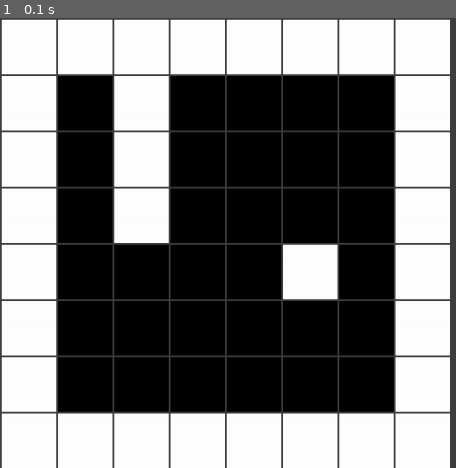
Above: before the commit, frame 1.
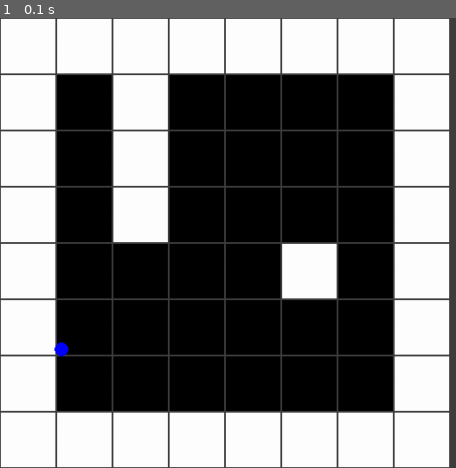
Above: after the commit, the same moment.

Repository: LarsonAustin/Python-Projects
Game: pygame game, started from Pygame/doom/main.py
The game is run twice, just before and just after one commit, with the same random seed, the same clock (stepped at 60 frames per second) and the same inputs.
Inputs:
- Up to frame 1 (0.1 s): no input

The runs differ from the first frame. In frame 1, 8.7% of the frame differs, in the area x 0-99%, y 0-100%.

Commit message:
added player

Diff:
--- a/Pygame/doom/game.py
+++ b/Pygame/doom/game.py
@@ -1,16 +1,21 @@
 import pygame
+
 import colors
 from map import Map
+from player import Player
+from camera import Camera
 
 
 class Game:
-    def __init__(self, window_size, max_framerate, map: Map):
+    def __init__(self, window_size, max_framerate, player: Player, map: Map, cameras):
         self.window = pygame.display.set_mode(window_size)
         self.max_framerate = max_framerate
         self.map = map
+        self.player = player
 
         self.clock = pygame.time.Clock()
         self.running = True
+        self.cameras = cameras
 
     def handle_events(self):
         for event in pygame.event.get():
@@ -34,6 +39,7 @@
         self.window.fill(colors.DARK_GREY)
 
         self.map.draw(self.window, pygame.Vector2(0, 0))
+        self.player.draw(self.window, self.cameras["player"])
 
         pygame.display.update()
         self.clock.tick(self.max_framerate)
@@ -54,5 +60,9 @@
     [1, 0, 0, 0, 0, 0, 0, 1],
     [1, 1, 1, 1, 1, 1, 1, 1]
 ])
+PLAYER = Player(pygame.Vector2(1.1, 2.1))
+CAMERAS = {
+    "player" : Camera(pygame.Vector2(0, 0), pygame.Vector2(8, 8), pygame.Vector2(0, 512), pygame.Vector2(512, 0))
+}
 
-default_game = Game((WIDTH, HEIGHT), MAX_FRAMERATE, MAP)
+default_game = Game((WIDTH, HEIGHT), MAX_FRAMERATE, PLAYER, MAP, CAMERAS)
--- a/Pygame/doom/map.py
+++ b/Pygame/doom/map.py
@@ -3,11 +3,14 @@
 import colors
 
 SCALE = 64
-MARGIN = 2
+MARGIN = 1
 
 class Map:
     def __init__(self, grid):
         self.grid = grid
+
+    def at(self, x, y):
+        return self.grid[-(y + 1)][x]
 
     def draw(self, surface: pygame.Surface, origin: pygame.Vector2):
         for x in range(len(self.grid)):
@@ -21,6 +24,6 @@
                     colors.WHITE if self.grid[x][y] else colors.BLACK,
                     pygame.Rect(
                         position,
-                        pygame.Vector2(SCALE - (MARGIN), SCALE - (MARGIN))
+                        pygame.Vector2(SCALE - (MARGIN * 2), SCALE - (MARGIN * 2))
                     )
                 )
--- /dev/null
+++ b/Pygame/doom/player.py
@@ -0,0 +1,29 @@
+import pygame
+from pygame import Vector2
+import math
+
+import colors
+from camera import Camera
+
+
+RADIUS = 8
+
+
+class Player:
+    def __init__(self, position: Vector2):
+        self.position = position
+        self.direction = 0
+
+    def direction_vector(self):
+        return Vector2(math.cos(self.direction), math.sin(self.direction))
+
+    def cast_ray(self):
+        ray = self.direction_vector()
+
+    def draw(self, surface: pygame.Surface, camera: Camera):
+        pygame.draw.circle(
+            surface,
+            colors.BLUE,
+            camera.to_screen(self.position),
+            RADIUS,
+        )
